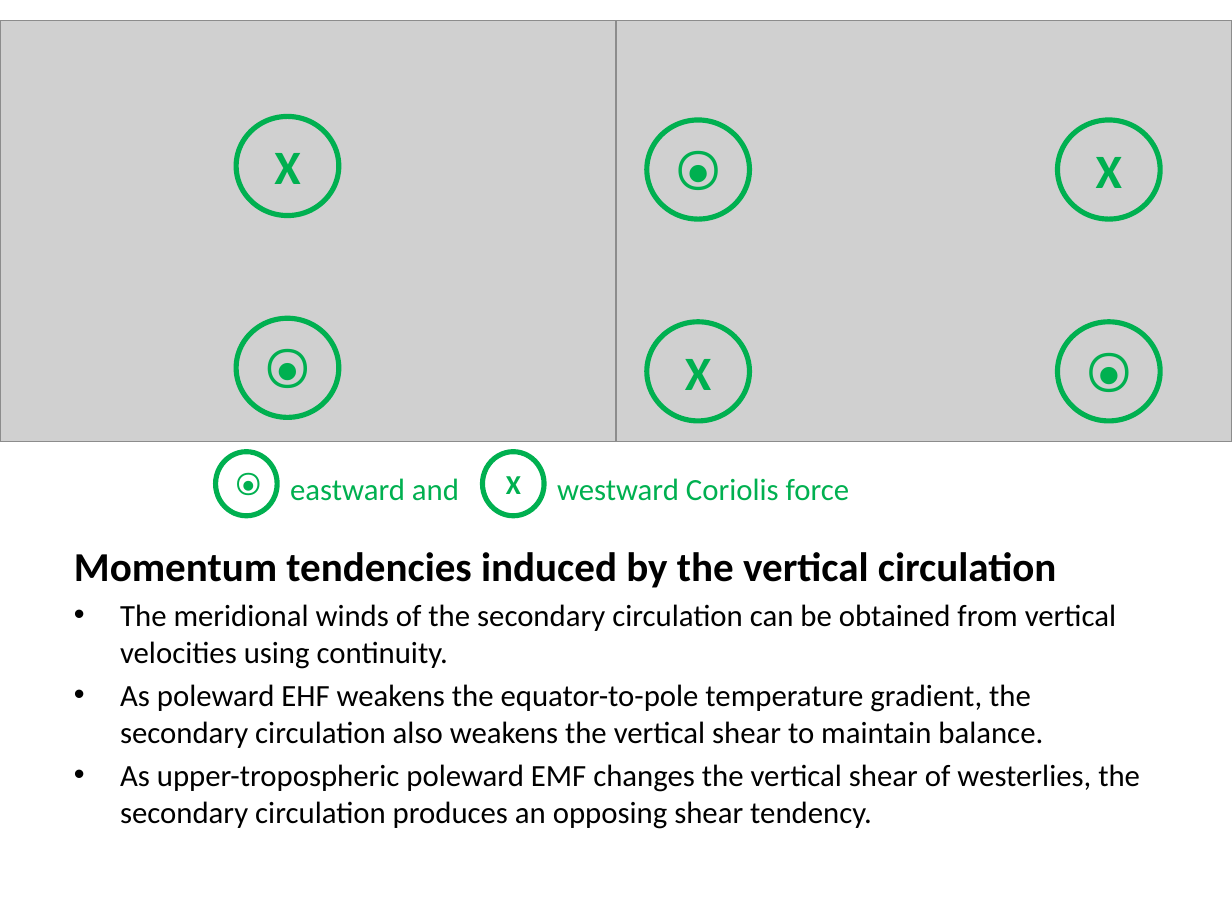
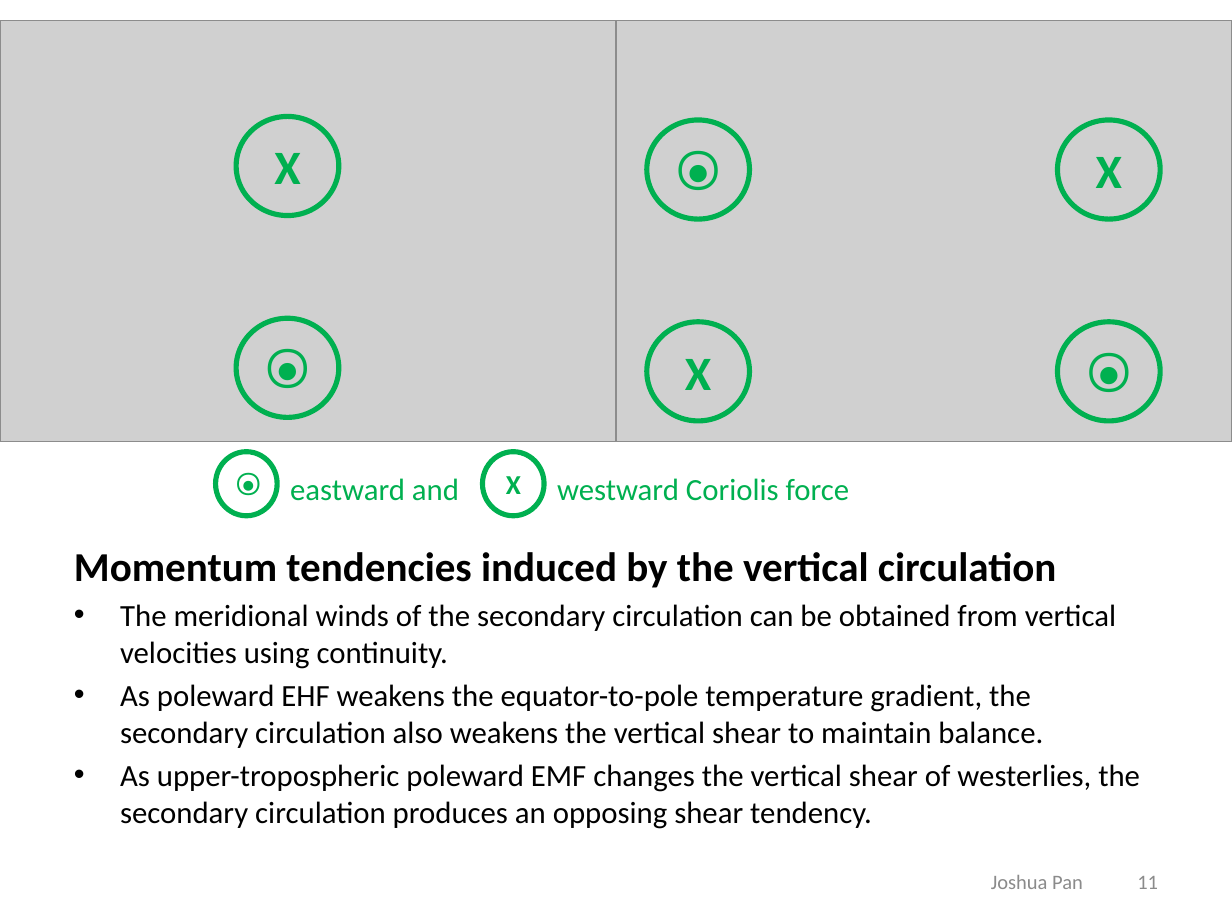
Before and after one commit to jpan84/QGomega, a slide deck: slide 11 of baroc_wv_diag_draft.pptx. Drawn at 1232x924 pixels with LibreOffice and Linux fonts; fonts in the diff are those of the drawing; grey boxes stand for pictures. Boxes give left, top, right and bottom in pixels: in the first picture for what was removed or moved away, otherwise in the second. Text is boxed around its words. In the diff, an @@ line names an element or a change of style, - is before the commit and + after.

```diff
--- a/baroc_wv_diag_draft.pptx
+++ b/baroc_wv_diag_draft.pptx
@@ text added at [991, 875, 1083, 889], 12 pt, text #8C8C8C @@
+Joshua Pan
@@ page number added at [1137, 876, 1158, 889], 12 pt, text #8C8C8C @@
+11
```
Also in this commit, not shown: 10 other slides changed, 1 slide added, 1 slide removed.
